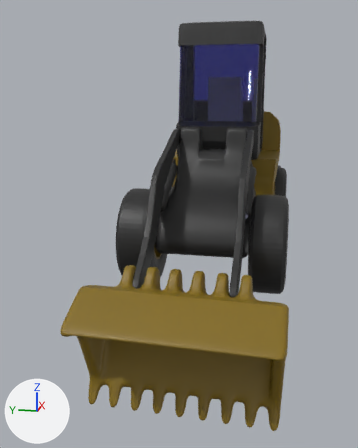
Renders of the glTF model threejs/vuethreejs/src/blender/ship/zhuangZaiJi.glb from each side of a commit.
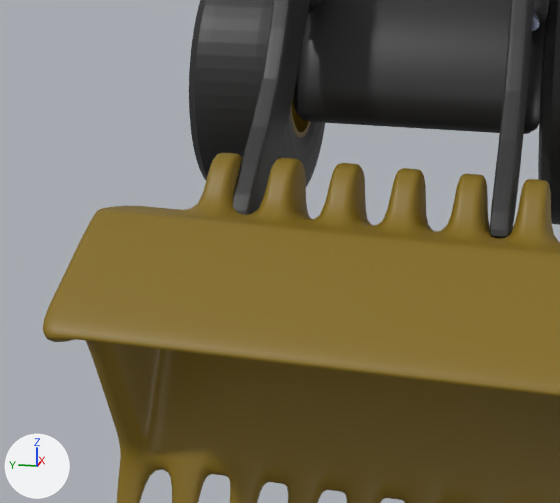
Each version appears first whole from a 50 mm lens placed at (-4.47, -0.54, 0.51), pointed at (-0.23, 0.31, -0.55), and next in a close-up on the part from 12% to 71% of the width and 46% to 89% of the height. Every picture has the same lights, and +X, +Y and +Z are marked at lower left. The last two pictures show the newer version. Where no turn or scale is listed for an object, it has been applied to the vertices. Vertices at exactly the same position are counted once.

Script lines for the objects in view, before the commit:
```python
me_mesh = bpy.data.meshes.new('Mesh')
me_mesh.from_pydata(...)  # 1162 vertices, 2320 faces; spans x -0.481..0.436, y -0.364..0.364, z -0.233..0.691
me_mesh.materials.append(mat_黑色)  # dark grey #353535
me_立方体_008 = bpy.data.meshes.new('立方体.008')
me_立方体_008.from_pydata(...)  # 506 vertices, 1008 faces; spans x -1.332..0.073, y -0.024..0.024, z -0.878..0.079
me_立方体_008.materials.append(mat_黑色)  # dark grey #353535
me_立方体_011 = bpy.data.meshes.new('立方体.011')
me_立方体_011.from_pydata(...)  # 506 vertices, 1008 faces; spans x -1.332..0.073, y -0.025..0.023, z -0.878..0.079
me_立方体_011.materials.append(mat_黑色)  # dark grey #353535
ob_大臂 = bpy.data.objects.new('大臂', me_立方体_008)
ob_大臂.location = (-0.325, -0.305, 0.216)
ob_大臂_001 = bpy.data.objects.new('大臂.001', me_立方体_011)
ob_大臂_001.location = (-0.325, 0.312, 0.216)
ob_车头 = bpy.data.objects.new('车头', me_mesh)
ob_车头.location = (-0.541, 0.0, -0.383)
# also in view: '轮胎' at (-0.72, -0.49, -0.55); '立方体.001' at (-1.75, 0.0, -0.99); '轮胎.001' at (-0.71, 0.5, -0.53)
```
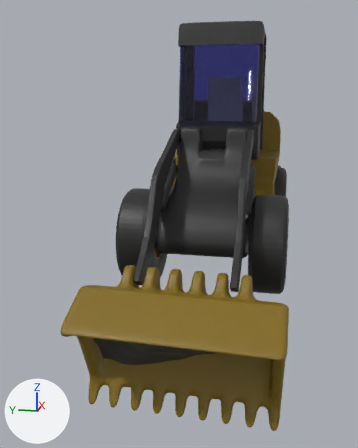
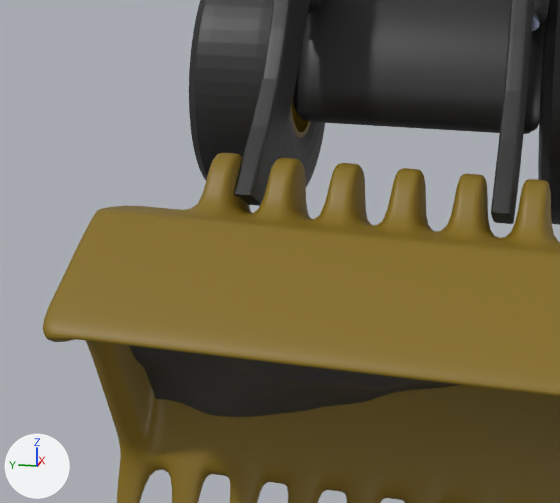
The change, as a list of edits to the scene's bpy script:
```text
Add mat_货物颜色:
    mat_货物颜色 = principled_material('货物颜色')
    mat_货物颜色.base_color = (0.0765, 0.0765, 0.0765)  # dark grey #4e4e4e
    mat_货物颜色.metallic = 0.409
    mat_货物颜色.roughness = 0.473
Change me_立方体_011:
    used by ob_大臂_001; location = (-0.325, 0.312, 0.216)
    remove me_立方体_011.from_pydata(...)  # 506 vertices, 1008 faces; spans x -1.332..0.073, y -0.025..0.023, z -0.878..0.079
    add me_立方体_011.from_pydata(...)  # 457 vertices, 910 faces; spans x -1.297..0.073, y -0.025..0.023, z -0.865..0.079
    me_立方体_011 part 1
    49 vertices are removed from x -1.332..-1.229, y -0.023..0.021, z -0.878..-0.822
    120 faces are deleted
    22 new faces join them
Change me_立方体_008:
    used by ob_大臂; location = (-0.325, -0.305, 0.216)
    remove me_立方体_008.from_pydata(...)  # 506 vertices, 1008 faces; spans x -1.332..0.073, y -0.024..0.024, z -0.878..0.079
    add me_立方体_008.from_pydata(...)  # 457 vertices, 910 faces; spans x -1.297..0.073, y -0.024..0.024, z -0.865..0.079
    me_立方体_008 part 2
    49 vertices are removed from x -1.332..-1.229, y -0.022..0.022, z -0.878..-0.822
    120 faces are deleted
    22 new faces join them
Add me_平面:
    me_平面.from_pydata(...)  # 1024 vertices, 1922 faces; spans x -0.114..0.372, y -0.536..0.593, z -0.173..0.344
    me_平面.materials.append(mat_货物颜色)  # dark grey #4e4e4e
Add ob_货物:
    ob_货物 = bpy.data.objects.new('货物', me_平面)
    ob_货物.location = (-1.877, -0.017, -0.997)
```

Where the change shows, as pixel boxes (x1, y1, x2, y2) in the close-ups (560 x 503 px):
'货物', added: after (129, 345, 460, 417)
'大臂.001', reshaped: before (233, 0, 310, 215); after (234, 0, 310, 206)
'大臂', reshaped: before (490, 0, 534, 238); after (491, 0, 534, 224)
part 1 of me_立方体_011, cut back: before (233, 194, 261, 215); after (234, 194, 261, 206)
part 2 of me_立方体_008, cut back: before (490, 212, 513, 238); after (491, 212, 513, 224)
